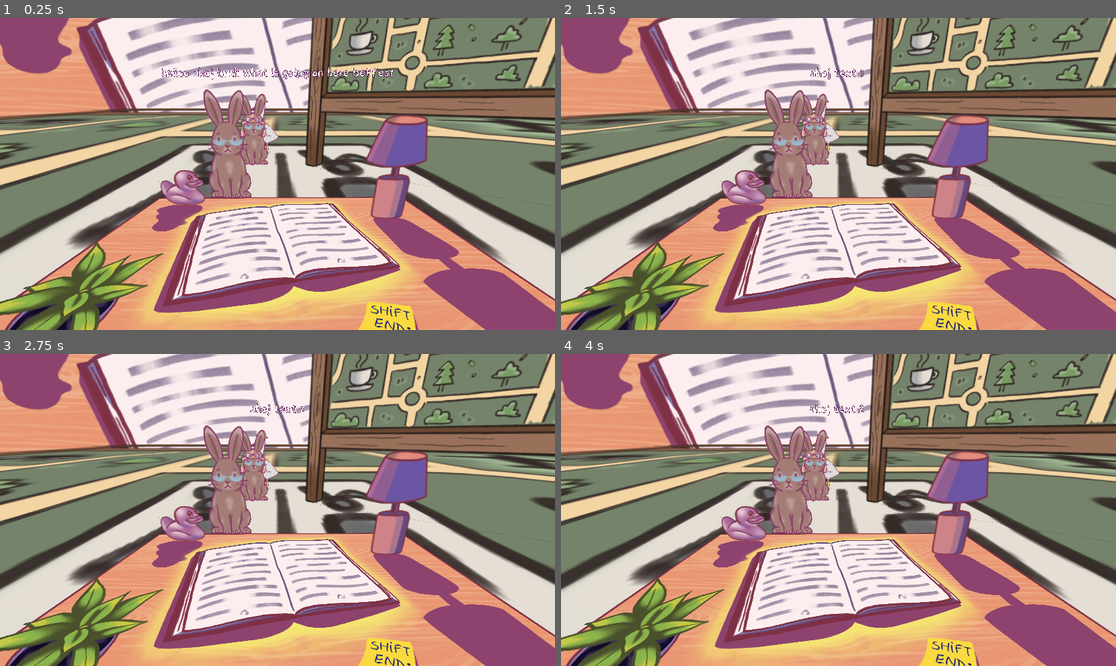
Above: before the commit, frames 1-4 (two rows, left to right).
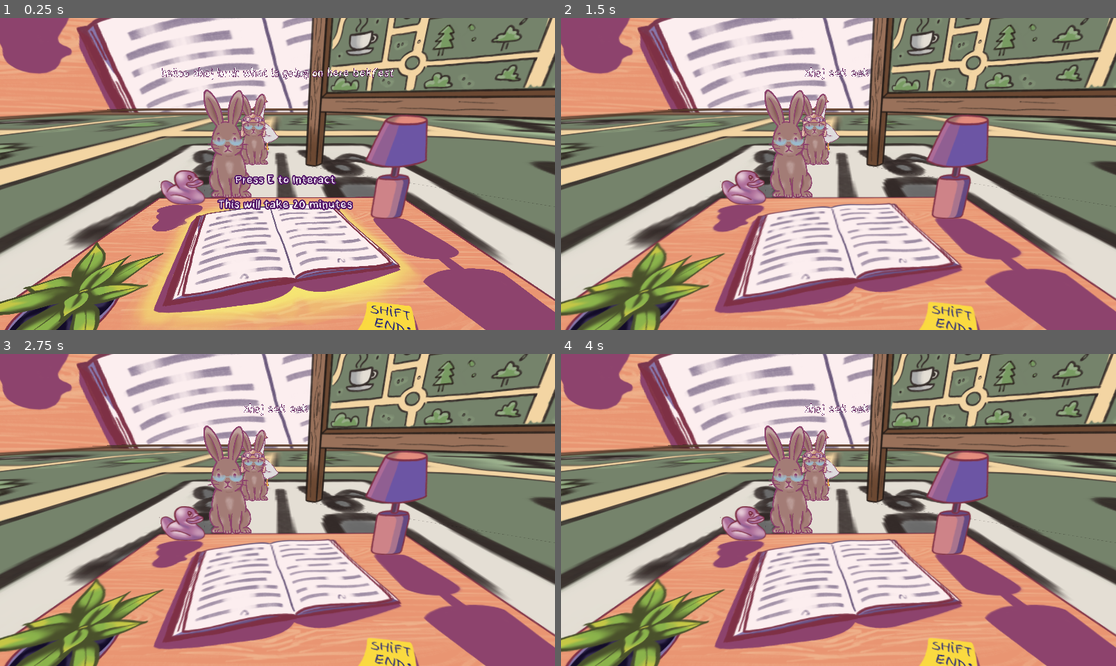
Above: after the commit, the same moments.

Repository: cubebuc/duck
Game: Godot game, scene res://scenes/dave_test_scene.tscn
Same seed, same stepped clock (60 frames per second), same inputs: the game is played once before the commit and once after it. This scene is started directly instead of the project's main scene.
Inputs:
- Up to frame 1 (0.25 s): no input
- Up to frame 2 (1.5 s): tap Enter at 0.5 s; tap E (Interact) at 0.6, 1.35 s; tap Space at 1.25 s
- Up to frame 3 (2.75 s): tap Enter at 2 s; tap E (Interact) at 2.1 s
- Up to frame 4 (4 s): tap Space at 2.75 s; tap E (Interact) at 2.85, 3.6 s; tap Enter at 3.5 s

The runs differ from the first frame. In frame 1, 1.0% of the frame differs, in the area x 39-64%, y 49-62%; in frame 2, 6.3%; in frame 3, 6.4%; in frame 4, 6.4%, in the area x 0-100%, y 15-100%.

Commit message:
Text pop-ups on hover

Diff:
--- a/prefabs/map_interactable.tscn
+++ b/prefabs/map_interactable.tscn
@@ -1,6 +1,7 @@
-[gd_scene load_steps=4 format=3 uid="uid://cjpflfkyj6rbu"]
+[gd_scene load_steps=5 format=3 uid="uid://cjpflfkyj6rbu"]
 
 [ext_resource type="Script" uid="uid://b2y7of4s84ss6" path="res://scripts/camera_ray_collider.gd" id="1_aq1ig"]
+[ext_resource type="FontFile" uid="uid://ch18ahkd18hkg" path="res://fonts/Custom_font_black_new-Regular.ttf" id="2_aq1ig"]
 
 [sub_resource type="BoxShape3D" id="BoxShape3D_aq1ig"]
 size = Vector3(2, 2, 1)
@@ -19,3 +20,14 @@
 transform = Transform3D(2, 0, 0, 0, 2, 0, 0, 0, 1, 0, 0, 0)
 visible = false
 mesh = SubResource("BoxMesh_q4una")
+
+[node name="LabelOnHover" type="Label3D" parent="Node3D"]
+transform = Transform3D(2, 0, 0, 0, 2, 0, 0, 0, 2, 0, 1, 0)
+sorting_offset = 20.0
+render_priority = 1
+outline_render_priority = 0
+outline_modulate = Color(0.33960402, 0.11655615, 0.42071247, 1)
+text = "E"
+font = ExtResource("2_aq1ig")
+font_size = 80
+outline_size = 30
--- a/prefabs/table_camera_collider.tscn
+++ b/prefabs/table_camera_collider.tscn
@@ -3,8 +3,8 @@
 [ext_resource type="Script" uid="uid://b2y7of4s84ss6" path="res://scripts/camera_ray_collider.gd" id="1_v4l15"]
 [ext_resource type="Texture2D" uid="uid://c7qjckk2moml1" path="res://imports/table.PNG" id="2_61fo3"]
 [ext_resource type="Texture2D" uid="uid://cg4ebcfl5cidt" path="res://imports/table_lamp.PNG" id="3_15eam"]
-[ext_resource type="Texture2D" uid="uid://djdpnse2r3grs" path="res://images/Letter E.png" id="3_61fo3"]
 [ext_resource type="Texture2D" uid="uid://tfq4c4vs0lwi" path="res://imports/rubber_duck.PNG" id="4_1iwbp"]
+[ext_resource type="FontFile" uid="uid://ch18ahkd18hkg" path="res://fonts/Custom_font_black_new-Regular.ttf" id="5_61fo3"]
 
 [sub_resource type="BoxShape3D" id="BoxShape3D_xd7wd"]
 size = Vector3(20, 10, 1)
@@ -43,6 +43,15 @@
 sorting_offset = 15.0
 texture = ExtResource("4_1iwbp")
 
-[node name="SpriteLetterE" type="Sprite3D" parent="."]
-transform = Transform3D(0.1, 0, 0, 0, 0.08746197, 0.04848096, 0, -0.04848096, 0.08746197, -0.21288525, 0.20180053, -0.12998837)
-texture = ExtResource("3_61fo3")
+[node name="LabelOnHover" type="Label3D" parent="."]
+transform = Transform3D(2, 0, 0, 0, 1.7492394, 0.9696192, 0, -0.9696192, 1.7492394, 0.40796357, 0.7633915, -3.6491625)
+sorting_offset = 20.0
+render_priority = 1
+outline_render_priority = 0
+outline_modulate = Color(0.33960402, 0.11655615, 0.42071247, 1)
+text = "Press E to Interact
+
+This will take 20 minutes"
+font = ExtResource("5_61fo3")
+font_size = 80
+outline_size = 30
--- a/scripts/camera_ray_collider.gd
+++ b/scripts/camera_ray_collider.gd
@@ -10,13 +10,17 @@
 @export var answer_type: DialogueText.Answer
 @export var is_book: bool = true
 
+var label_on_hover: Label3D
 
 var is_active: bool = false
 
 func _ready() -> void:
 	if not target_sprite:
 		target_sprite = $InteractableSprite
-	#$SpriteLetterE.visible = false
+
+	label_on_hover = $LabelOnHover
+	if label_on_hover:
+		label_on_hover.visible = false
 
 func _process(delta: float) -> void:
 	if is_active:
@@ -24,18 +28,24 @@
 			interact()
 
 func camera_ray_entered():
-	#$SpriteLetterE.visible = true
 	is_active = true
 	target_sprite.texture = highlighted_sprite
 
+	if label_on_hover:
+		label_on_hover.visible = true
+
 
 func camera_ray_left():
-	#$SpriteLetterE.visible = false
 	is_active = false
 	target_sprite.texture = default_sprite
 
+	if label_on_hover:
+		label_on_hover.visible = false
+
 
 func interact():
+	camera_ray_left()
+
 	if is_book:
 		game_manager.read_book()
 		return
